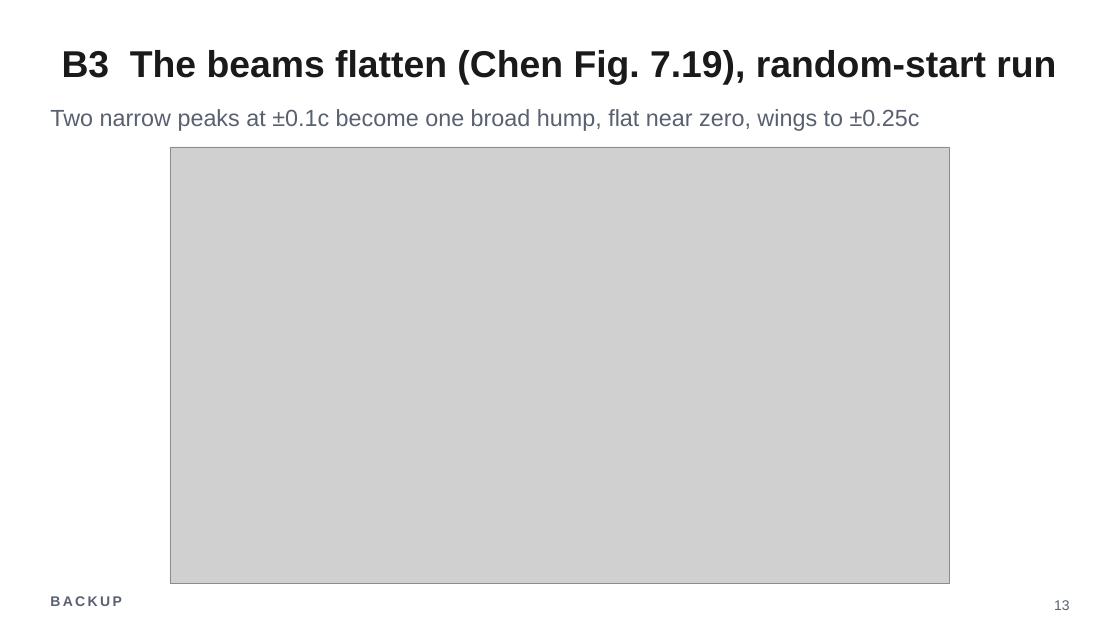
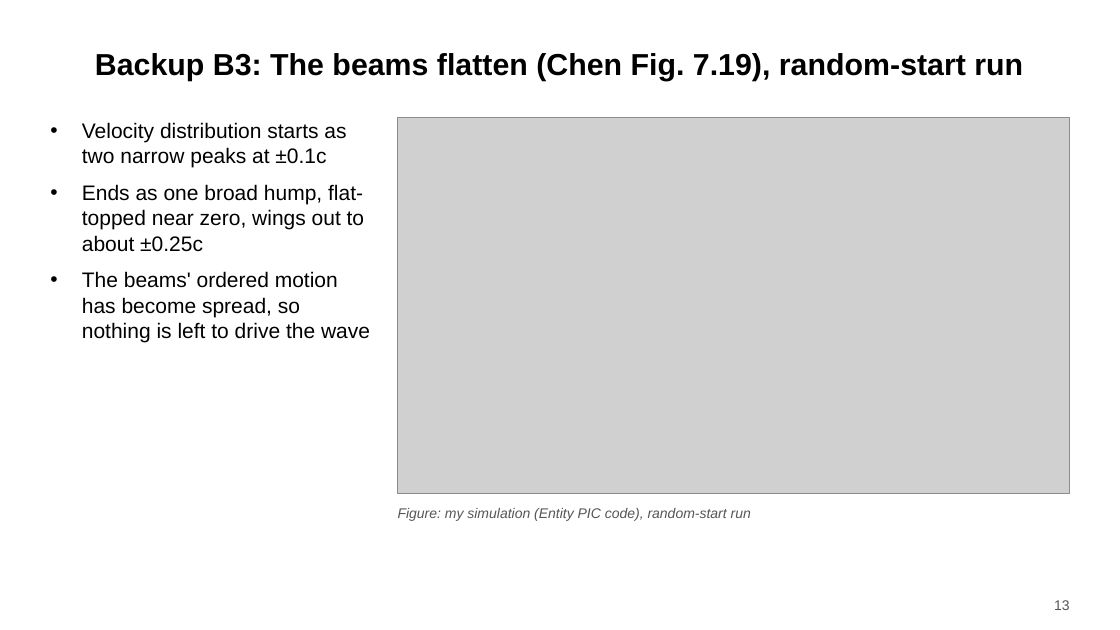
Before and after one commit to harry-wu-28/plasma, a slide deck: slide 13 of twostream/results/talk/twostream_talk.pptx. Drawn at 1120x630 pixels with LibreOffice and Linux fonts; fonts in the diff are those of the drawing; grey boxes stand for pictures. Boxes give left, top, right and bottom in pixels: in the first picture for what was removed or moved away, otherwise in the second. Text is boxed around its words. In the diff, an @@ line names an element or a change of style, - is before the commit and + after.

```diff
--- a/twostream/results/talk/twostream_talk.pptx
+++ b/twostream/results/talk/twostream_talk.pptx
@@ title at <box>95,53,1023,81</box>: text changed; size 32 to 26 pt; text colour #1A1A1A to #000000 @@
-B3 The beams flatten (Chen Fig. 7.19), random-start run
+Backup B3: The beams flatten (Chen Fig. 7.19), random-start run
@@ text removed at <box>50,109,920,131</box> @@
-Two narrow peaks at ±0.1c become one broad hump, flat near zero, wings to ±0.25c
@@ picture: place and size @@
-picture at <box>170,147,950,584</box>
+picture at <box>397,118,1070,494</box>
@@ text added at <box>82,122,370,342</box>, 18 pt, text #000000 @@
+• Velocity distribution starts as two narrow peaks at ±0.1c
+• Ends as one broad hump, flat-topped near zero, wings out to about ±0.25c
+• The beams' ordered motion has become spread, so nothing is left to drive the wave
@@ text added at <box>398,508,751,521</box>, 12 pt, text #555555, italic @@
+Figure: my simulation (Entity PIC code), random-start run
@@ text removed at <box>50,596,121,606</box> @@
-BACKUP
@@ page number at <box>1054,600,1070,610</box>: text colour #596070 to #555555 @@
```
Also in this commit, not shown: 17 other slides changed, 16 other files.
